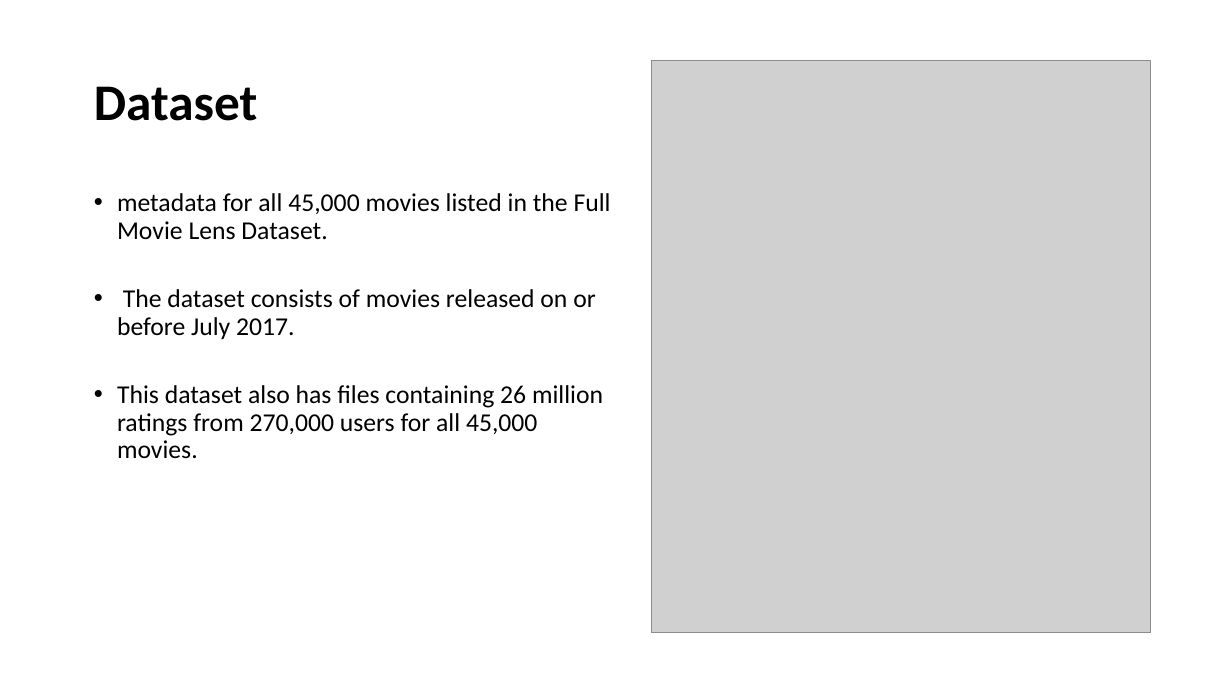
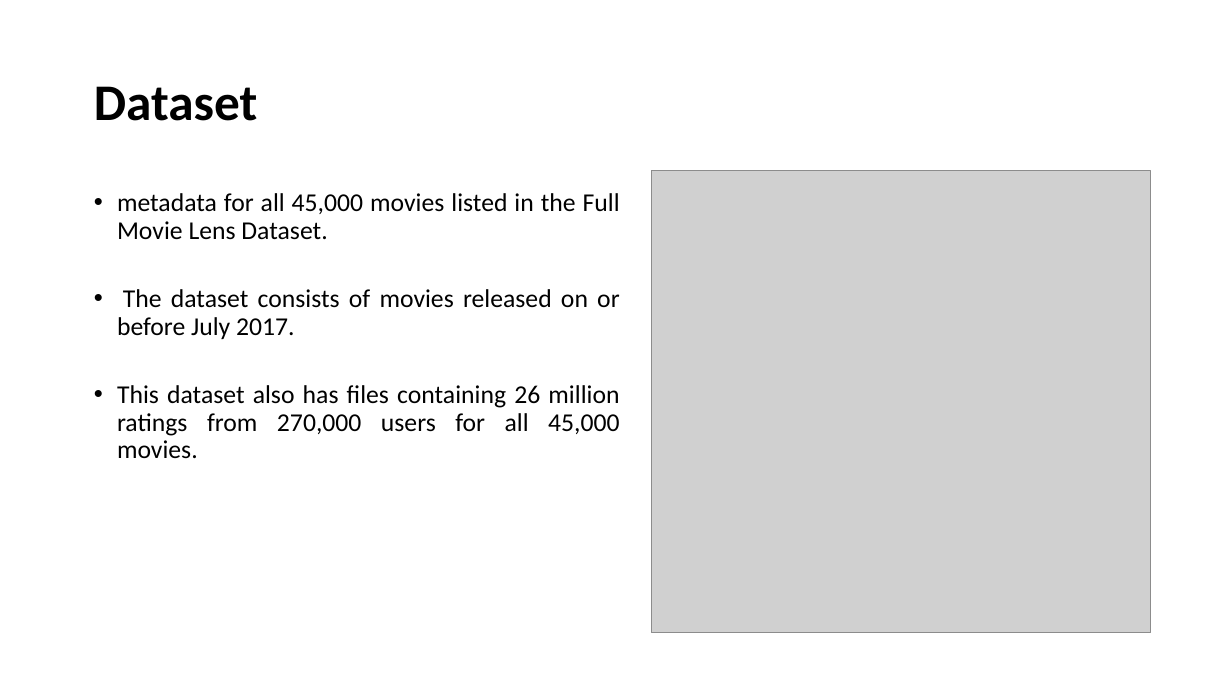
Before and after one commit to lasyabheemendra/Sprigboard-DatascienceProjects, a slide deck: slide 4 of Capstone2_Recommendation System for movies/Recommendation system.pptx. Drawn at 1232x693 pixels with LibreOffice and Linux fonts; fonts in the diff are those of the drawing; grey boxes stand for pictures. Boxes give left, top, right and bottom in pixels: in the first picture for what was removed or moved away, otherwise in the second. Text is boxed around its words. In the diff, an @@ line names an element or a change of style, - is before the commit and + after.

```diff
--- a/Capstone2_Recommendation System for movies/Recommendation system.pptx
+++ b/Capstone2_Recommendation System for movies/Recommendation system.pptx
@@ picture: place and size @@
-picture at [652, 60, 1152, 633]
+picture at [652, 171, 1152, 633]
@@ text "metadata for all 45,000 movies ..." at [117, 193, 620, 458]: alignment left to justified @@
```
Also in this commit, not shown: 15 other slides changed, 23 slides added, 2 slides removed.
